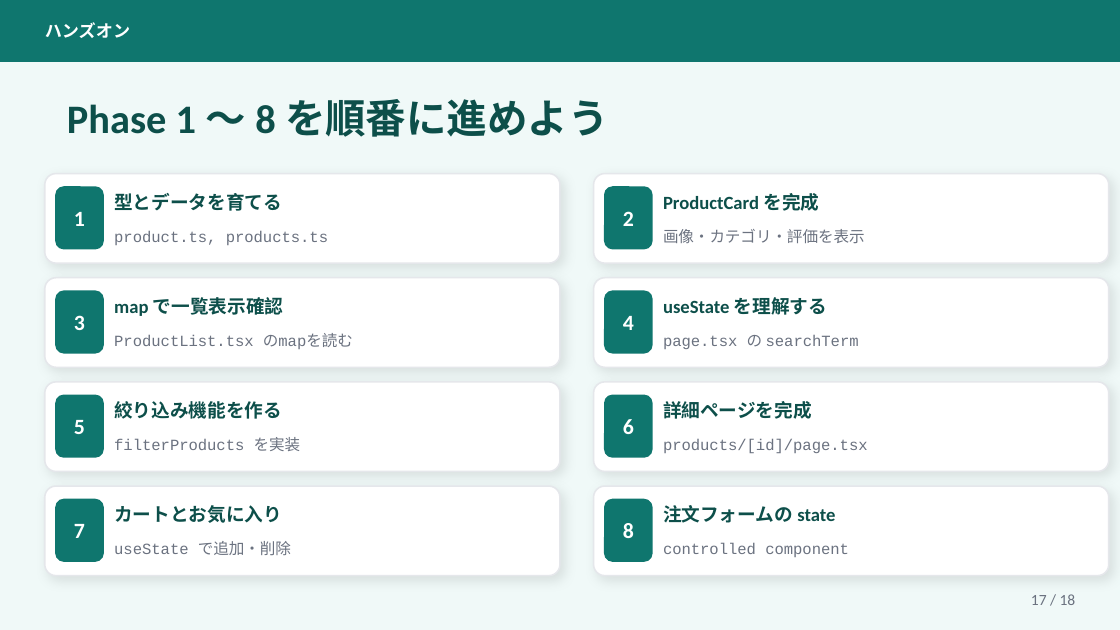
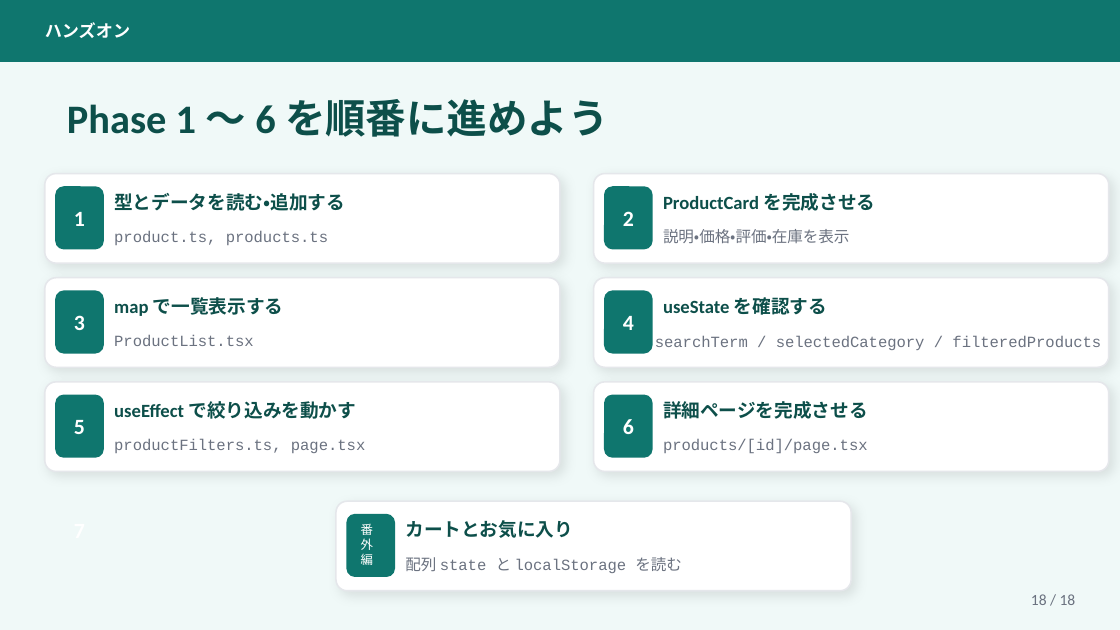
Before and after one commit to Kyutech-Code-Lab/KCLhackEC-2026, a slide deck: slide 18 of materials/2026/slides/kcl-frontend-intro.pptx. Drawn at 1120x630 pixels with LibreOffice and Linux fonts; fonts in the diff are those of the drawing. Boxes give left, top, right and bottom in pixels: in the first picture for what was removed or moved away, otherwise in the second. Text is boxed around its words. In the diff, an @@ line names an element or a change of style, - is before the commit and + after.

```diff
--- a/materials/2026/slides/kcl-frontend-intro.pptx
+++ b/materials/2026/slides/kcl-frontend-intro.pptx
@@ text at (67,99,609,137): text changed @@
-Phase 1 〜 8 を順番に進めよう
+Phase 1 〜 6 を順番に進めよう
@@ text at (114,193,345,211): text changed @@
-型とデータを育てる
+型とデータを読む・追加する
@@ text at (663,193,875,211): text changed @@
-ProductCard を完成
+ProductCard を完成させる
@@ text at (663,229,849,243): text changed @@
-画像・カテゴリ・評価を表示
+説明・価格・評価・在庫を表示
@@ text at (114,297,284,316): text changed @@
-map で一覧表示確認
+map で一覧表示する
@@ text at (663,297,827,315): text changed @@
-useState を理解する
+useState を確認する
@@ text at (114,335,254,346): text changed @@
-ProductList.tsx のmapを読む
+ProductList.tsx
@@ text at (655,336,1101,350): text changed @@
-page.tsx の searchTerm
+searchTerm / selectedCategory / filteredProducts
@@ text at (114,401,356,419): text changed @@
-絞り込み機能を作る
+useEffect で絞り込みを動かす
@@ text at (663,401,868,419): text changed @@
-詳細ページを完成
+詳細ページを完成させる
@@ text at (114,439,365,453): text changed @@
-filterProducts を実装
+productFilters.ts, page.tsx
@@ rounded rectangle removed at (45,486,560,576) @@
@@ rounded rectangle removed at (56,500,103,561) @@
@@ rounded rectangle: place and size @@
-rounded rectangle at (594,486,1109,576)
+rounded rectangle at (336,501,851,590)
@@ rounded rectangle removed at (605,500,652,561) @@
@@ text removed at (663,505,835,523) @@
-注文フォームの state
@@ text removed at (74,524,85,538) @@
-7
@@ rounded rectangle added at (347,514,394,576), fill #0F766E, outline #0F766E 1 pt, 8 pt, text #FFFFFF @@
+番外編
@@ text "カートとお気に入り": place and size @@
-text "カートとお気に入り" at (114,505,282,523)
+text "カートとお気に入り" at (405,520,573,538)
@@ text removed at (623,523,634,538) @@
-8
@@ text removed at (114,541,291,555) @@
-useState で追加・削除
@@ text added at (405,557,682,573), 10 pt, text #6B7280 @@
+配列 state と localStorage を読む
@@ text removed at (663,543,849,557) @@
-controlled component
@@ text at (1031,594,1076,605): text changed @@
-17 / 18
+18 / 18
```
Also in this commit, not shown: 2 other slides changed, 15 other files.
